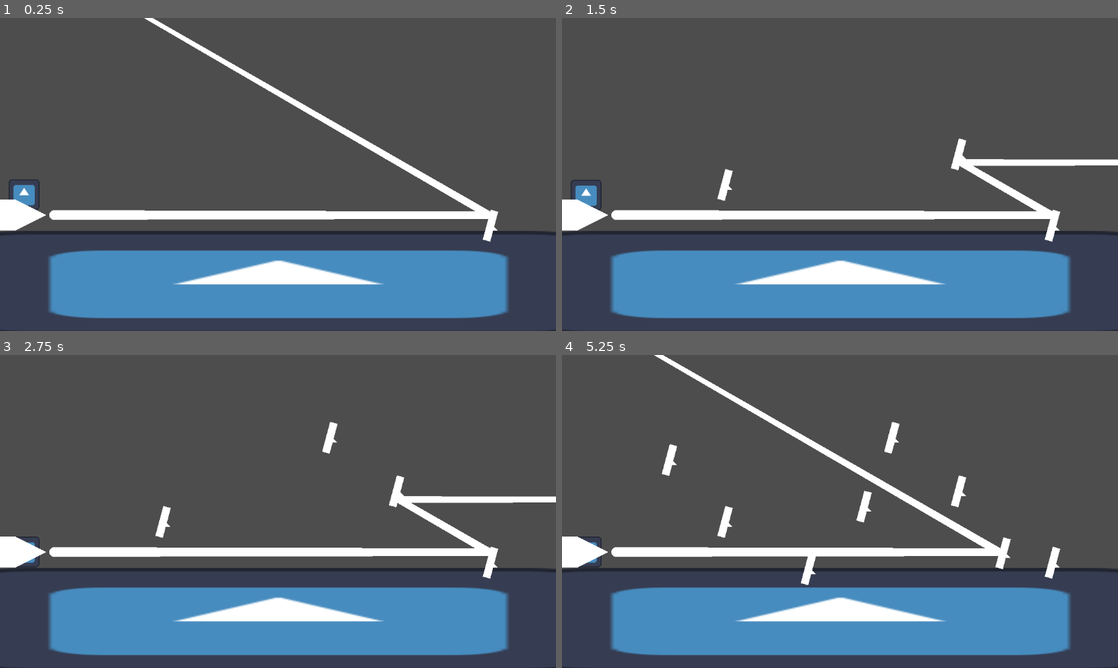
Above: before the commit, frames 1-4 (two rows, left to right).
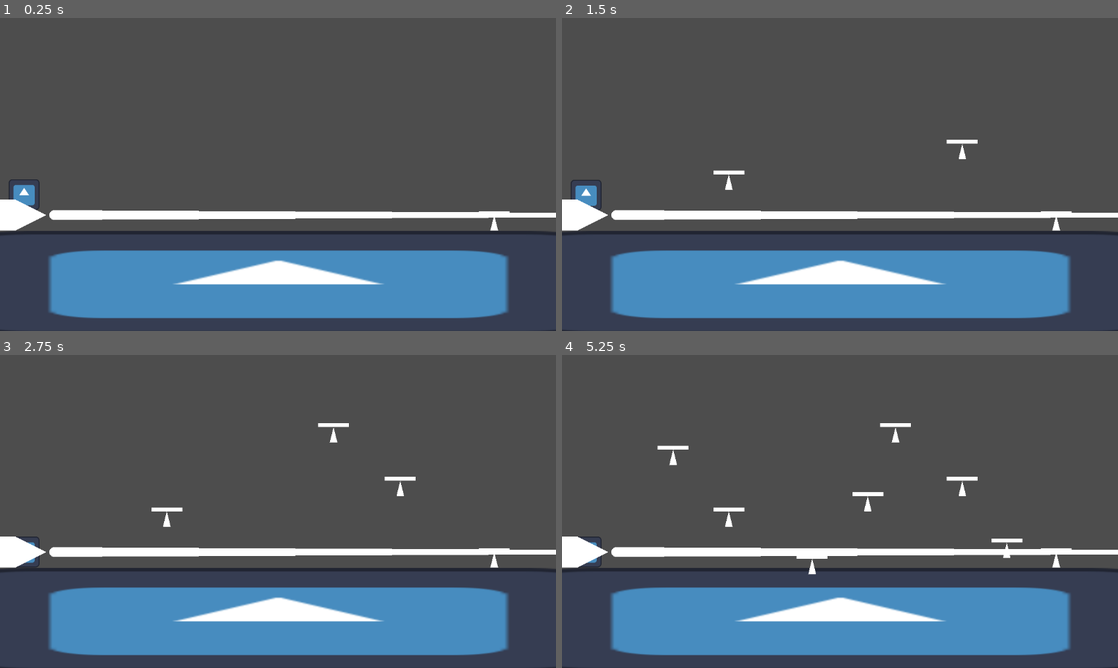
Above: after the commit, the same moments.

Repository: AdilDevStuff/Reflection-Game
Game: Godot game, scene res://scenes/world.tscn
Same seed, same stepped clock (60 frames per second), same inputs: the game is played once before the commit and once after it. The engine's default icon, where the game draws it, is replaced by a stand-in: a white triangle on a blue panel in a dark square.
Inputs (mouse positions are in pixels of both pictures, inside the frame that each line leads up to):
- Up to frame 1 (0.25 s): no input
- Up to frame 2 (1.5 s): move the mouse to (962, 158) at 0.52 s; hold E (rotate_right, bound only after the commit) from 0.53 s (still down); click (962, 158) at 0.6 s; tap Space (jump) at 0.77 s; move the mouse to (728, 190) at 1.27 s; click (728, 190) at 1.35 s
- Up to frame 3 (2.75 s): tap Space (jump) at 1.52 s; tap Enter at 2 s; move the mouse to (333, 442) at 2.02 s; release E (rotate_right, bound only after the commit) at 2.03 s; hold Q (rotate_left, bound only after the commit) from 2.03 s (still down); click (333, 442) at 2.1 s
- Up to frame 4 (5.25 s): tap Space (jump) at 2.75, 3.02, 3.77, 4.52 s; move the mouse to (812, 574) at 2.77 s; release Q (rotate_left, bound only after the commit) at 2.78 s; hold E (rotate_right, bound only after the commit) 2.78-4.28 s; click (812, 574) at 2.85 s; move the mouse to (1006, 558) at 3.52 s; click (1006, 558) at 3.6 s; move the mouse to (673, 464) at 4.27 s; hold Q (rotate_left, bound only after the commit) 4.28-5.03 s; click (673, 464) at 4.35 s; tap Enter at 5 s; move the mouse to (867, 511) at 5.02 s; hold E (rotate_right, bound only after the commit) from 5.03 s (still down); click (867, 511) at 5.1 s

The runs differ from the first frame. In frame 1, 2.0% of the frame differs, in the area x 18-100%, y 0-72%; in frame 2, 2.0%; in frame 3, 2.2%; in frame 4, 3.4%, in the area x 16-100%, y 0-74%.

Commit message:
Mirror Rotation

Diff:
--- a/project.godot
+++ b/project.godot
@@ -47,6 +47,16 @@
 "events": [Object(InputEventMouseButton,"resource_local_to_scene":false,"resource_name":"","device":-1,"window_id":0,"a …(253 unchanged characters)…
 ]
 }
+rotate_left={
+"deadzone": 0.2,
+"events": [Object(InputEventKey,"resource_local_to_scene":false,"resource_name":"","device":-1,"window_id":0,"alt_pressed":false,"shift_pressed":false,"ctrl_pressed":false,"meta_pressed":false,"pressed":false,"keycode":0,"physical_keycode":81,"key_label":0,"unicode":113,"location":0,"echo":false,"script":null)
+]
+}
+rotate_right={
+"deadzone": 0.2,
+"events": [Object(InputEventKey,"resource_local_to_scene":false,"resource_name":"","device":-1,"window_id":0,"alt_pressed":false,"shift_pressed":false,"ctrl_pressed":false,"meta_pressed":false,"pressed":false,"keycode":0,"physical_keycode":69,"key_label":0,"unicode":101,"location":0,"echo":false,"script":null)
+]
+}
 
 [layer_names]
 
--- a/scenes/mirror.tscn
+++ b/scenes/mirror.tscn
@@ -1,28 +1,59 @@
-[gd_scene load_steps=2 format=3 uid="uid://def2eojugjglu"]
+[gd_scene load_steps=5 format=3 uid="uid://def2eojugjglu"]
+
+[ext_resource type="Script" uid="uid://ucbd260sltwp" path="res://scripts/mirror.gd" id="1_5o7h0"]
 
 [sub_resource type="RectangleShape2D" id="RectangleShape2D_af0m4"]
-size = Vector2(64, 16)
+size = Vector2(64, 8)
 
-[node name="Mirror" type="CharacterBody2D" groups=["Mirror"]]
+[sub_resource type="CircleShape2D" id="CircleShape2D_af0m4"]
+radius = 100.0
+
+[sub_resource type="LabelSettings" id="LabelSettings_5o7h0"]
+font_size = 21
+outline_size = 10
+outline_color = Color(0, 0, 0, 1)
+
+[node name="Mirror" type="CharacterBody2D" node_paths=PackedStringArray("label", "mirror_pivot") groups=["Mirror"]]
 collision_layer = 4
 collision_mask = 2
+script = ExtResource("1_5o7h0")
+label = NodePath("InputPrompt")
+mirror_pivot = NodePath("MirrorPivot")
 
 [node name="MirrorPivot" type="Node2D" parent="."]
-position = Vector2(0, -8)
-rotation = -1.309
+position = Vector2(0, -32)
 
 [node name="Sprite2D" type="Polygon2D" parent="MirrorPivot"]
-position = Vector2(0, 8)
-polygon = PackedVector2Array(-32, -8, -32, -24, 32, -24, 32, -8)
+position = Vector2(0, 16)
+polygon = PackedVector2Array(-32, -16, -32, -24, 32, -24, 32, -16)
 
 [node name="CollisionTransform" type="RemoteTransform2D" parent="MirrorPivot"]
 position = Vector2(0, -8)
 remote_path = NodePath("../../CollisionShape2D")
 
 [node name="MirrorHandle" type="Polygon2D" parent="."]
-polygon = PackedVector2Array(0, -8, -8, 0, 8, 0)
+polygon = PackedVector2Array(0, -32, -8, 0, 8, 0)
 
 [node name="CollisionShape2D" type="CollisionShape2D" parent="."]
-position = Vector2(-7.72741, -10.0705)
-rotation = -1.309
+position = Vector2(0, -40)
 shape = SubResource("RectangleShape2D_af0m4")
+one_way_collision = true
+
+[node name="Range" type="Area2D" parent="."]
+collision_layer = 4
+
+[node name="CollisionShape2D" type="CollisionShape2D" parent="Range"]
+position = Vector2(0, -8)
+shape = SubResource("CircleShape2D_af0m4")
+
+[node name="InputPrompt" type="Label" parent="."]
+visible = false
+offset_left = -105.0
+offset_top = -91.0
+offset_right = 115.0
+offset_bottom = -61.0
+text = "Press Q or E to Rotate"
+label_settings = SubResource("LabelSettings_5o7h0")
+
+[connection signal="body_entered" from="Range" to="." method="_on_range_body_entered"]
+[connection signal="body_exited" from="Range" to="." method="_on_range_body_exited"]
--- /dev/null
+++ b/scripts/mirror.gd
@@ -0,0 +1,24 @@
+extends CharacterBody2D
+
+@export var rotation_speed: float = 60.0
+
+@export var label: Label
+@export var mirror_pivot: Node2D
+
+var is_in_range: bool = false
+
+func _process(delta: float) -> void:
+	label.visible = is_in_range
+
+	# Rotate Mirror
+	if is_in_range:
+		var direction = Input.get_axis("rotate_left", "rotate_right")
+		if direction: mirror_pivot.rotate(deg_to_rad(direction * rotation_speed * delta))
+
+	mirror_pivot.rotation = clamp(mirror_pivot.rotation, deg_to_rad(-75), deg_to_rad(75))
+
+func _on_range_body_entered(body:Node2D) -> void:
+	is_in_range = true
+
+func _on_range_body_exited(body:Node2D) -> void:
+	is_in_range = false
Not shown, added: scripts/mirror.gd.uid
